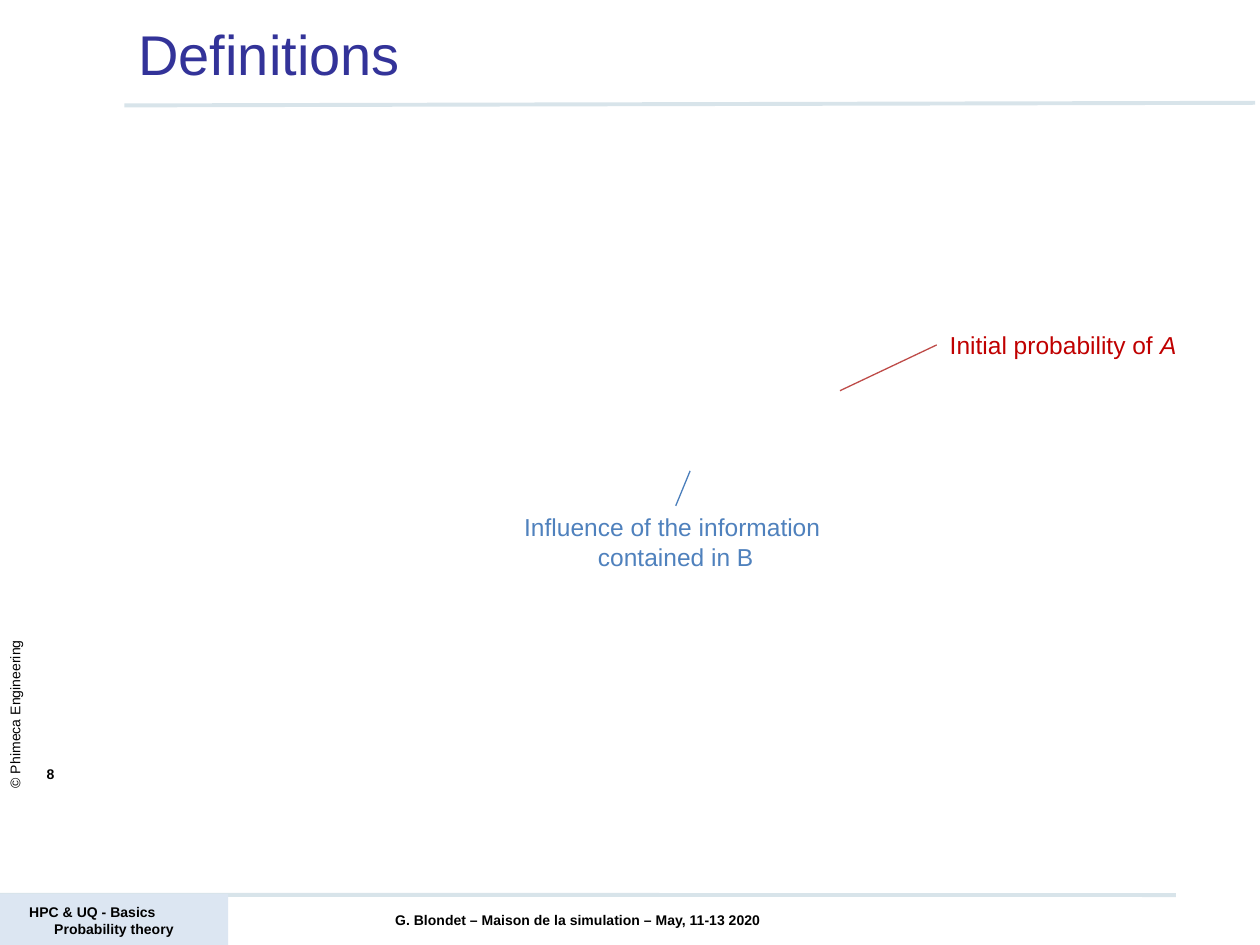
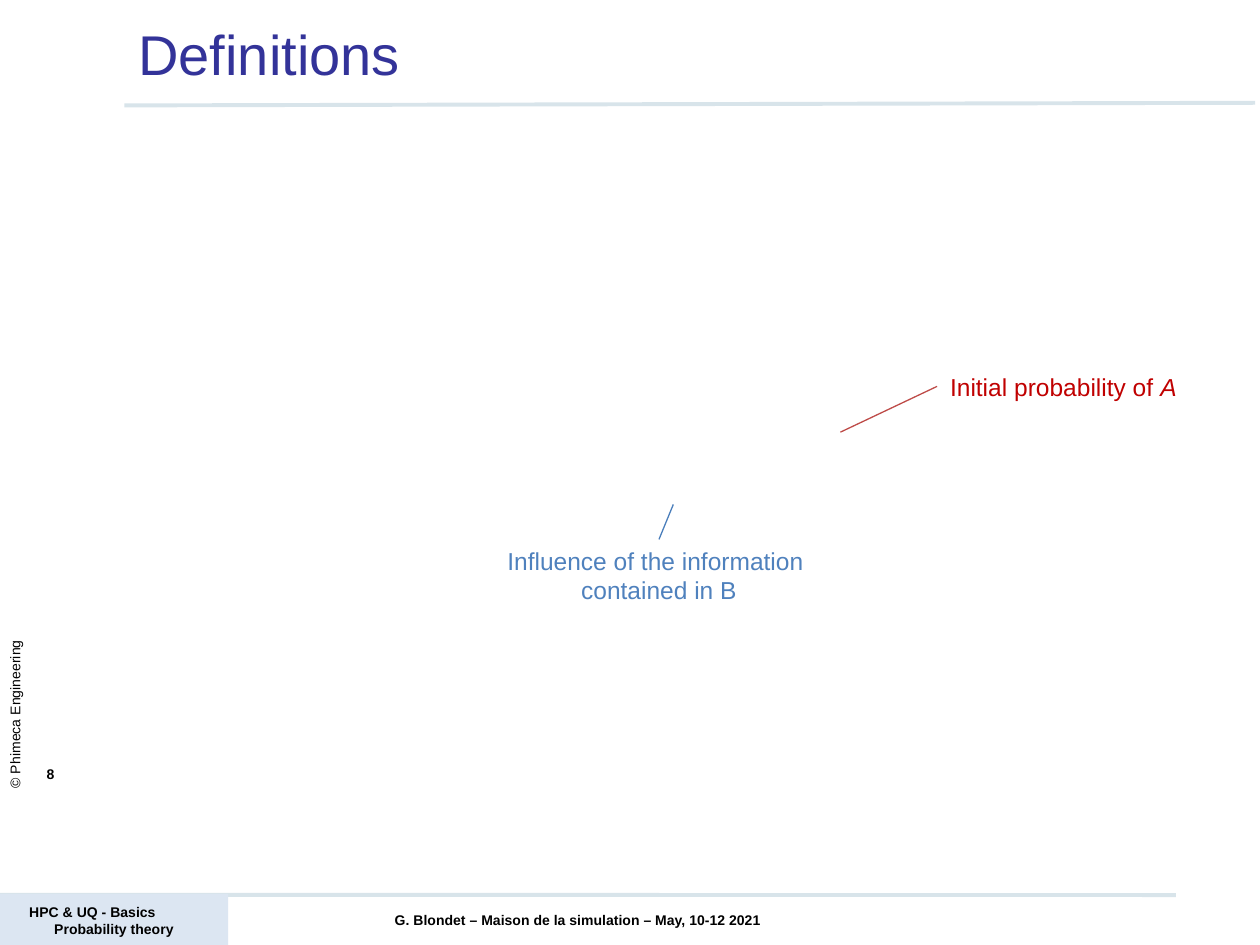
Before and after one commit to mbaudin47/hpcuqtraining, a slide deck: slide 8 of 2021/Courses/Probability/PRACE_D1_Probability_theory_basics_2021.pptx. Drawn at 1260x945 pixels with LibreOffice and Linux fonts; fonts in the diff are those of the drawing; grey boxes stand for pictures; background and template pictures are left out. Boxes give left, top, right and bottom in pixels: in the first picture for what was removed or moved away, otherwise in the second. Text is boxed around its words. In the diff, an @@ line names an element or a change of style, - is before the commit and + after.

Commit message:
Update for Probability presentation, minor update for metamodel notebook and update otwrappy slides

```diff
--- a/2021/Courses/Probability/PRACE_D1_Probability_theory_basics_2021.pptx
+++ b/2021/Courses/Probability/PRACE_D1_Probability_theory_basics_2021.pptx
@@ line moved from (840, 391) - (936, 345) to (840, 432) - (937, 387) @@
@@ text "Initial probability of A" moved from (x1=950, y1=336, x2=1176, y2=359) to (x1=950, y1=378, x2=1176, y2=401) @@
@@ line moved from (675, 505) - (690, 471) to (659, 539) - (673, 504) @@
@@ text "Influence of the information" moved from (x1=524, y1=518, x2=820, y2=567) to (x1=507, y1=552, x2=803, y2=600) @@
@@ text at (x1=395, y1=915, x2=760, y2=928): text changed @@
-G. Blondet – Maison de la simulation – May, 11-13 2020
+G. Blondet – Maison de la simulation – May, 10-12 2021
```
Also in this commit, not shown: 28 other slides changed, 1 slide added, 1 slide removed, 3 other files.
